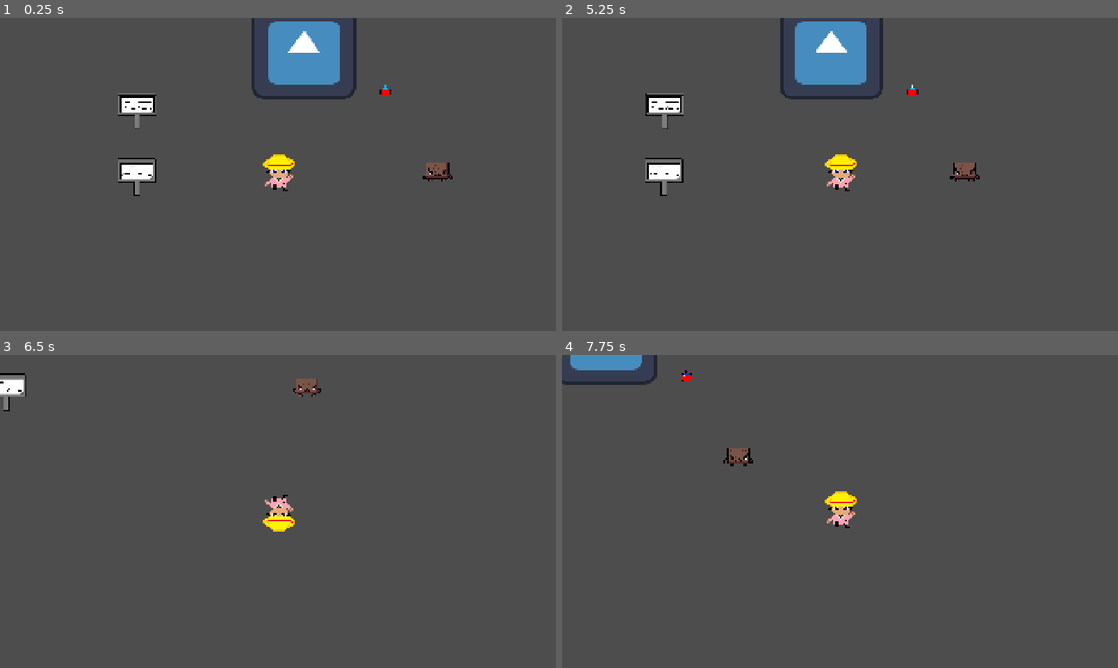
Above: before the commit, frames 1-4 (two rows, left to right).
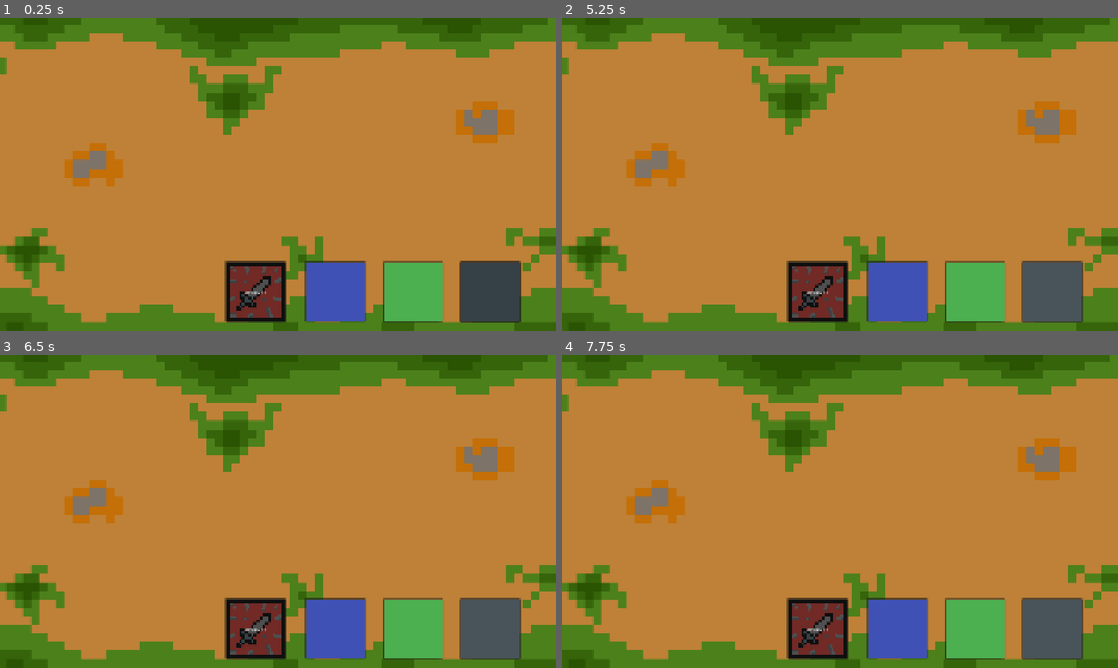
Above: after the commit, the same moments.

Repository: Poridaby/Pori-The-Game
Game: Godot game, scene res://scenes/décor_explo/Inser_ellenon.tscn
Same seed, same stepped clock (60 frames per second), same inputs: the game is played once before the commit and once after it. The engine's default icon, where the game draws it, is replaced by a stand-in: a white triangle on a blue panel in a dark square.
Inputs (mouse positions are in pixels of both pictures, inside the frame that each line leads up to):
- Up to frame 1 (0.25 s): no input
- Up to frame 2 (5.25 s): click (817, 290) at 0.52 s; click (895, 290) at 1.27 s; click (973, 293) at 2.02 s; click (1051, 293) at 2.77 s; click (817, 293) at 3.5 s, where only the run after the commit has a clickable "attaque 1"; click (1051, 293) at 4.27 s; tap Enter at 5 s; hold D (move_right) from 5.03 s (still down); tap Space (interact) at 5.1 s
- Up to frame 3 (6.5 s): release D (move_right) at 5.78 s; hold S (move_down) from 5.78 s (still down); tap Space (interact) at 5.85 s
- Up to frame 4 (7.75 s): release S (move_down) at 6.53 s; hold D (move_right) 6.53-7.28 s; tap Space (interact) at 6.6, 7.35 s; hold W (move_up) from 7.28 s (still down)

The runs differ from the first frame. In frame 1, 98% of the frame differs, in the area x 0-100%, y 0-100%; in frame 2, 98%; in frame 3, 98%; in frame 4, 98%.

Commit message:
Update lancer_combat.gd

Diff:
--- a/pori-the-game/script/combat/lancer_combat.gd
+++ b/pori-the-game/script/combat/lancer_combat.gd
@@ -3,7 +3,26 @@
 @export var stats_class_local: combat_class
 
 func _ready():
-	var infos = recup_infos(0)
+	var regions = [["inserelenon",["ptitcrote","Carotte_maléfique"]]
+		]
+	var combat = recup_infos(0)
+	get_tree().change_scene_to_packed(combat[0])
+	var nbr_ennemi = combat[1]
+	var region_actuelle = combat[2]
+	var ennemi_principal = combat[3]
+	var mob_region = ["ennemie shiny de fou malade ultra rare (impossible a avoir)"]
+
+	for region in regions:
+			if region[0] == region_actuelle:
+				mob_region = region[1]
+
+	var ennemis = []
+	for i in range(0, nbr_ennemi):
+		if i == 0:
+			ennemis.append(ennemi_principal)
+		else:
+			ennemis.append(mob_region.pick_random())
+
 
 
 func recup_infos(id_combat):
